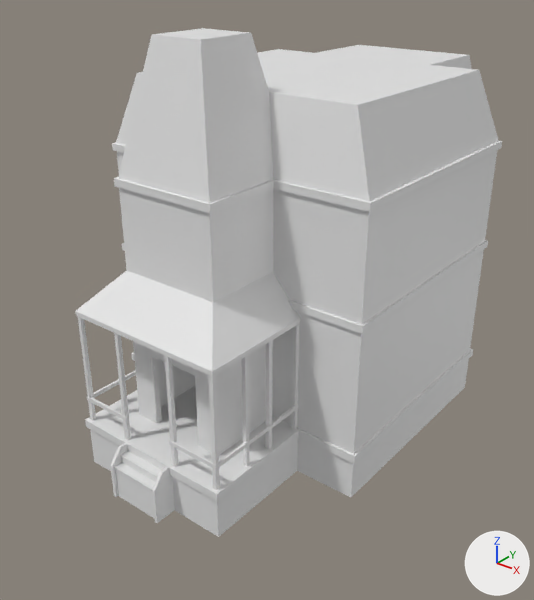
The FBX model Assets/ART/Meshes/MSH_Mansion_A.fbx, before and after one commit.
The view is the same before and after, from a 50 mm lens placed at (15.0, -19.4, 15.7), pointed at (0.0, -0.6, 4.1). Arrows for +X, +Y and +Z are at lower right; the lights stay in place. The first picture is the older version. Where no turn or scale is listed for an object, it has been applied to the vertices. Vertices at exactly the same position are counted once.

Names of what the first picture shows: 'MSH_Mansion_A_.000', 'MSH_Mansion_A_.001', 'MSH_Mansion_A_.002', 'MSH_Mansion_A_.003', 'MSH_Mansion_A_.004', 'MSH_Mansion_A_.005', 'MSH_Mansion_A_.006', 'MSH_Mansion_A_.007', 'MSH_Mansion_A_.008', 'MSH_Mansion_A_.009', 'MSH_Mansion_A_.010'.
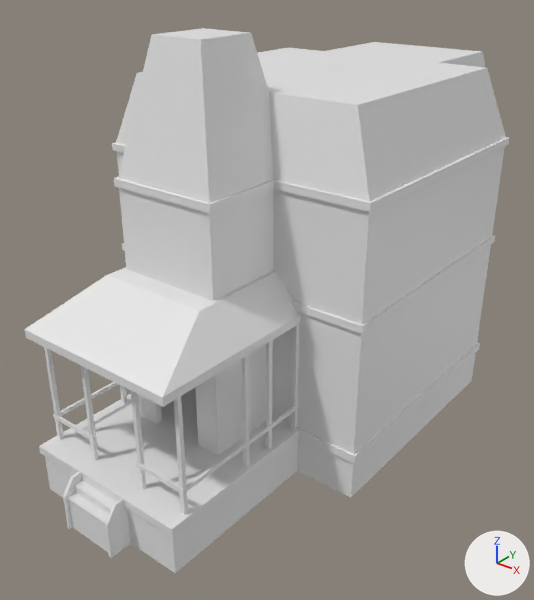
Boxes (x1, y1, x2, y2) around the edits, measured in the pictures (534 x 600 px; the box of a moved part takes in the faces that stretch with it):
'MSH_Mansion_A_.004', reshaped: before (112, 45, 502, 213); after (112, 42, 509, 213)
'MSH_Mansion_A_.000', reshaped (14% wider, 22% taller): before (85, 348, 473, 537); after (39, 342, 480, 573)
'MSH_Mansion_A_.006', reshaped (22% wider, 31% taller): before (75, 270, 301, 377); after (24, 267, 301, 407)
'MSH_Mansion_A_.010', reshaped (15% wider, 10% taller): before (78, 317, 299, 490); after (44, 324, 299, 515)
'MSH_Mansion_A_.007', moved: before (114, 451, 161, 518); after (67, 480, 116, 552)
'MSH_Mansion_A_.008', moved: before (110, 443, 174, 523); after (63, 472, 131, 558)
'MSH_Mansion_A_.009', reshaped (16% wider, 13% taller): before (87, 370, 298, 469); after (53, 382, 298, 494)
part 4 of me_vert_009, moved or reshaped: before (277, 45, 502, 151); after (277, 42, 509, 151)
part 5 of me_cube_006, moved or reshaped: before (78, 317, 96, 421); after (44, 347, 64, 440)
part 6 of me_cube_006, moved or reshaped: before (209, 375, 220, 490); after (174, 396, 188, 515)
part 7 of me_cube_006, moved or reshaped: before (165, 356, 179, 467); after (131, 391, 146, 489)
part 8 of me_cube_006, moved or reshaped: before (114, 333, 131, 440); after (80, 365, 99, 461)
part 9 of me_vert_013, moved or reshaped: before (169, 439, 250, 469); after (136, 439, 250, 494)
part 10 of me_vert_013, moved or reshaped: before (87, 370, 136, 421); after (53, 382, 119, 441)
part 11 of me_vert, moved or reshaped: before (133, 348, 473, 497); after (351, 342, 480, 497)
part 12 of me_vert, moved or reshaped: before (85, 386, 269, 537); after (39, 387, 269, 573)

Diff of the bpy script that builds the scene:
```diff
--- a/Assets/ART/Meshes/MSH_Mansion_A.fbx.py
+++ b/Assets/ART/Meshes/MSH_Mansion_A.fbx.py
@@ me_vert_009 @@
-me_vert_009.from_pydata(...)  # 58 vertices, 50 faces; spans x -5.3..5.3, y -5.5..9.5, z 9.1..11.7
+me_vert_009.from_pydata(...)  # 58 vertices, 50 faces; spans x -5.3..5.3, y -5.5..10.8, z 9.1..11.7
+# me_vert_009 part 4: all 30 vertices in x -5.3..5.3, y 5.6..9.5, z 9.1..11.7 are multiplied about their middle by the matrix ((1.0, 0.0, 0.0), (0.0, 1.178, 0.039), (0.0, 0.0, 1.0)), then moved by (0.0, 1.0, 0.0)
@@ me_vert_012 @@
-me_vert_012.from_pydata(...)  # 20 vertices, 12 faces; spans x -1.03..1.03, y -7.45..-6.67, z -0.93..0.86
+me_vert_012.from_pydata(...)  # 20 vertices, 12 faces; spans x -1.03..1.03, y -9.34..-8.56, z -0.93..0.86
+# me_vert_012 part 1: the whole mesh is moved by (0.0, -1.88, 0.0)
@@ me_cube_006 @@
-me_cube_006.from_pydata(...)  # 80 vertices, 60 faces; spans x -2.94..2.91, y -6.65..-2.59, z 0.85..4.91
+me_cube_006.from_pydata(...)  # 80 vertices, 60 faces; spans x -2.94..2.91, y -8.01..-2.59, z 0.85..4.91
+# me_cube_006 part 5: the loose piece of 8 vertices spanning x -2.94..-2.8, y -6.65..-6.51, z 0.85..4.91 is moved by (0.0, -1.36, 0.0)
+# me_cube_006 part 6: the loose piece of 8 vertices spanning x 2.77..2.91, y -6.65..-6.51, z 0.85..4.91 is moved by (0.0, -1.36, 0.0)
+# me_cube_006 part 7: the loose piece of 8 vertices spanning x 1.03..1.17, y -6.65..-6.51, z 0.85..4.91 is moved by (0.0, -1.36, 0.0)
+# me_cube_006 part 8: the loose piece of 8 vertices spanning x -1.17..-1.03, y -6.65..-6.51, z 0.85..4.91 is moved by (0.0, -1.36, 0.0)
@@ me_cube_003 @@
-me_cube_003.from_pydata(...)  # 18 vertices, 8 faces; spans x -0.92..0.92, y -7.39..-6.67, z -0.93..0.58
+me_cube_003.from_pydata(...)  # 18 vertices, 8 faces; spans x -0.92..0.92, y -9.27..-8.55, z -0.93..0.58
+# me_cube_003 part 3: the whole mesh is moved by (0.0, -1.88, 0.0)
@@ me_vert_011 @@
-me_vert_011.from_pydata(...)  # 12 vertices, 7 faces; spans x -2.98..2.95, y -6.68..-2.47, z 4.88..6.37
+me_vert_011.from_pydata(...)  # 20 vertices, 12 faces; spans x -2.98..2.95, y -8.56..-2.47, z 4.88..6.37
+# me_vert_011 part 2
+# 10 vertices are removed from x -2.98..2.95, y -6.68..-2.47, z 4.88..6.37
+# 7 faces are deleted
+# 18 vertices are added at x -2.98..2.95, y -8.56..-2.47, z 4.88..6.37
+# 12 new faces join them
@@ me_vert_013 @@
-me_vert_013.from_pydata(...)  # 24 vertices, 20 faces; spans x -2.97..2.94, y -6.67..-2.56, z 1.66..1.81
+me_vert_013.from_pydata(...)  # 24 vertices, 20 faces; spans x -2.97..2.94, y -8.03..-2.56, z 1.66..1.81
+# me_vert_013 part 9
+for i in [1, 5, 9, 15, 17, 18, 20, 23]: me_vert_013.vertices[i].co += Vector((0.0, -1.36, 0.0))
+# me_vert_013 part 10
+for i in [2, 6, 10, 12, 16, 19, 21, 22]: me_vert_013.vertices[i].co += Vector((0.0, -1.36, 0.0))
@@ me_vert @@
-me_vert.from_pydata(...)  # 60 vertices, 49 faces; spans x -5.3..5.3, y -6.8..9.5, z -0.9..0.9
+me_vert.from_pydata(...)  # 60 vertices, 49 faces; spans x -5.3..5.3, y -8.7..10.8, z -0.9..0.9
+# me_vert part 11: all 30 vertices in x -5.3..5.3, y 6.1..9.5, z -0.9..0.9 are scaled about their middle by (1, 1.2, 1), then moved by (0.0, -0.3, 0.0)
+# me_vert part 12: all 10 vertices in x -3.1..3.0, y -6.8..-6.7, z -0.9..0.9 are scaled about their middle by (1, 1.2, 1), then moved by (0.0, -0.3, 0.0)
```
